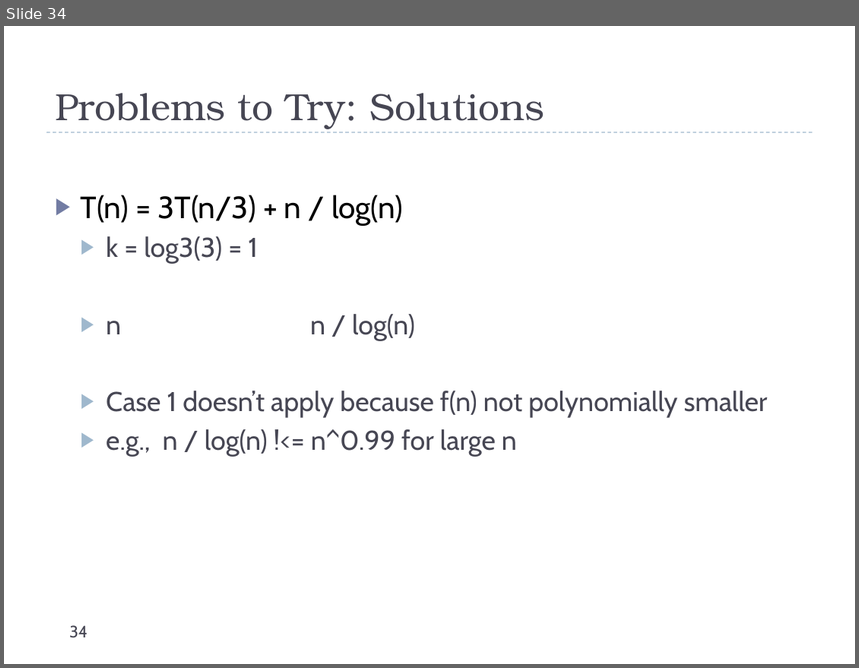
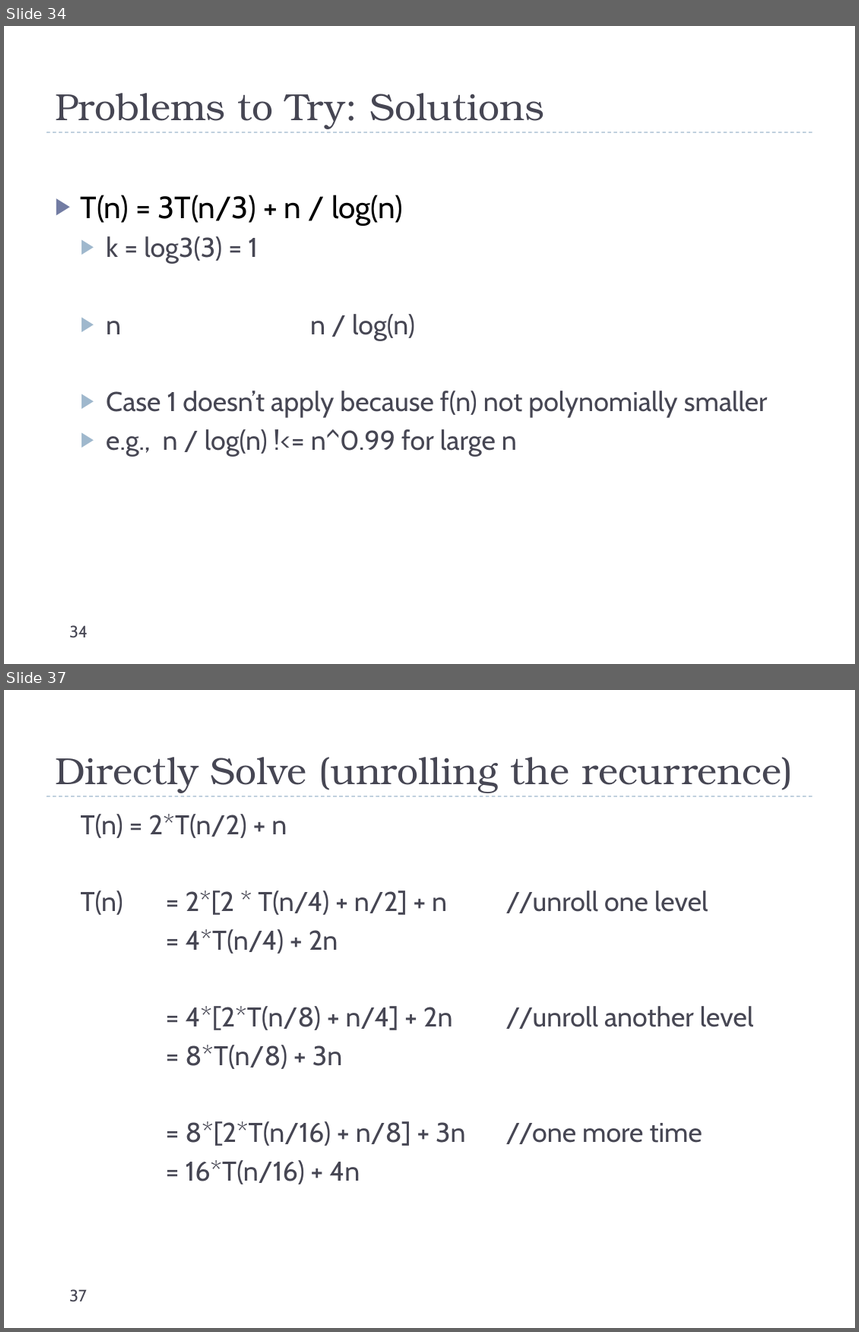
Before and after one commit to uva-cs/cs4102-f21, a slide deck: slides/recurrences.pptx. Shown one above the other, each under a label of ours: slide 34 before the commit, slides 34 and 37 after it; the slides between them are not shown. The pictures are 859x668 and 859x1332 pixels, drawn with LibreOffice and Linux fonts; fonts in the diff are those of the drawing. Boxes give left, top, right and bottom in pixels: in the first picture for what was removed or moved away, otherwise in the second. Text is boxed around its words. In the diff, an @@ line names an element or a change of style, - is before the commit and + after.

Commit message:
updates to recurrences

```diff
--- a/slides/recurrences.pptx
+++ b/slides/recurrences.pptx
@@ slide 37 added at (x1=4, y1=690, x2=855, y2=1328), background #FFFFFF; not listed: 1 template element that a slide beside it also shows @@
@@ title added at (x1=55, y1=757, x2=794, y2=793), 32 pt, text #464653 @@
+Directly Solve (unrolling the recurrence)
@@ text added at (x1=81, y1=814, x2=466, y2=1185), 23 pt, text #464653 @@
+  T(n) = 2*T(n/2) + n
+  T(n) = 2*[2 * T(n/4) + n/2] + n //unroll one level
+  = 4*T(n/4) + 2n
+  = 4*[2*T(n/8) + n/4] + 2n //unroll another level
+  = 8*T(n/8) + 3n
+  = 8*[2*T(n/16) + n/8] + 3n //one more time
+  = 16*T(n/16) + 4n
@@ page number added at (x1=69, y1=1290, x2=87, y2=1303), 14 pt, text #464653 @@
+37
```
Also in this commit, not shown: 1 slide changed, 7 other slides added.
